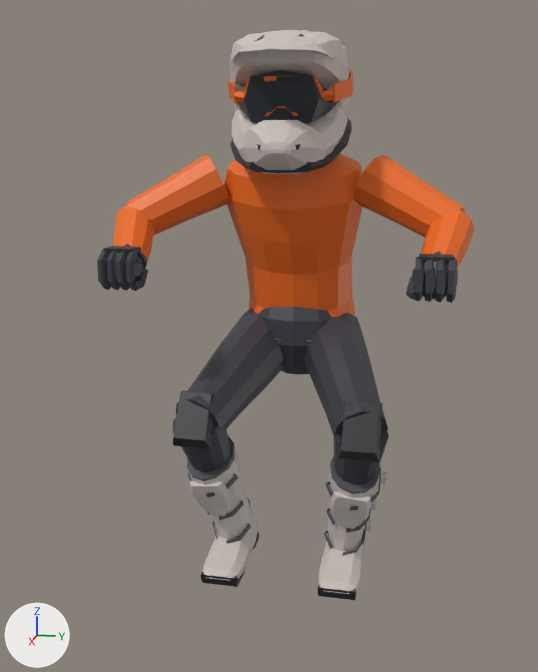
A saved change to the glTF model public/assets/models/race_rider.glb.
Camera for both pictures: a 50 mm lens placed at (1.995, 0.335, 1.563), pointed at (0.131, -0.038, 1.097). Every picture has the same lights, and +X, +Y and +Z are marked at lower left. The first picture is the older version. Vertices at exactly the same position are counted once.

Names of what the first picture shows: 'race_rider'.
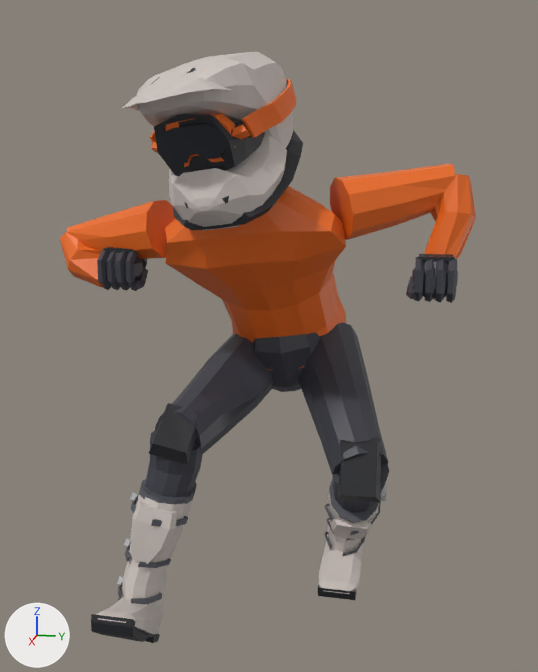
The newer file adds a shape key; the second version is drawn at full value of the shape key 'CornerRight' of 'race_rider', and the change is written as the vertex moves it makes.

Pixel boxes (x1, y1, x2, y2) of what changed, in the pictures (538 x 672 px; the box of a moved part takes in the faces that stretch with it):
'race_rider', reshaped (10% wider): before (97, 30, 475, 600); after (60, 51, 476, 643)
part 1 of me_race_rider, moved or reshaped: before (233, 30, 333, 62); after (122, 56, 232, 111)
part 2 of me_race_rider, moved or reshaped: before (326, 473, 381, 511); after (325, 496, 381, 535)
part 3 of me_race_rider, moved or reshaped: before (381, 471, 386, 484); after (381, 486, 386, 501)
part 4 of me_race_rider, moved or reshaped (not visible before): after (124, 538, 131, 547)
part 5 of me_race_rider, moved or reshaped (not visible before): after (130, 493, 138, 501)
part 6 of me_race_rider, moved or reshaped: before (113, 30, 475, 587); after (60, 51, 476, 643)

The change, as a diff of the scene's bpy script:
```diff
--- a/public/assets/models/race_rider.glb.py
+++ b/public/assets/models/race_rider.glb.py
@@ me_race_rider @@
 # used by ob_race_rider; location = (0.0, 0.0, 0.0)
-me_race_rider.from_pydata(...)  # 1962 vertices, 3596 faces; spans x -0.341..0.329, y -0.469..0.469, z 0.386..1.858
+me_race_rider.from_pydata(...)  # 1962 vertices, 3596 faces; spans x -0.183..0.613, y -0.574..0.463, z 0.321..1.774
+# me_race_rider part 1: the loose piece of 56 vertices spanning x 0.065..0.299, y -0.138..0.138, z 1.773..1.853 is multiplied about its middle by the matrix ((0.934, 0.349, 0.081), (-0.331, 0.927, -0.175), (-0.136, 0.137, 0.981)), then moved by (0.303, -0.167, -0.114)
+# me_race_rider part 2: the loose piece of 24 vertices spanning x 0.088..0.214, y 0.121..0.265, z 0.657..0.72 is multiplied about its middle by the matrix ((0.963, -0.029, 0.265), (0.028, 0.999, 0.008), (-0.265, 0.0, 0.963)), then moved by (0.047, 0.005, -0.036)
+# me_race_rider part 3: the loose piece of 8 vertices spanning x 0.076..0.116, y 0.266..0.278, z 0.701..0.719 is multiplied about its middle by the matrix ((0.964, -0.029, 0.265), (0.028, 1.0, 0.008), (-0.265, 0.0, 0.964)), then moved by (0.052, 0.003, -0.022)
+# me_race_rider part 4: the loose piece of 8 vertices spanning x 0.024..0.064, y -0.252..-0.24, z 0.595..0.613 is multiplied about its middle by the matrix ((0.819, -0.064, -0.605), (0.264, 0.951, 0.257), (0.548, -0.363, 0.78)), then moved by (0.32, -0.114, -0.013)
+# me_race_rider part 5: the loose piece of 8 vertices spanning x 0.076..0.116, y -0.278..-0.266, z 0.701..0.719 is multiplied about its middle by the matrix ((0.813, -0.041, -0.581), (0.226, 0.942, 0.25), (0.537, -0.334, 0.775)), then moved by (0.25, -0.072, 0.0)
+# me_race_rider part 6: 1458 of 1962 vertices moved; they spanned x -0.341..0.285, y -0.469..0.469, z 0.386..1.858 and now span x -0.183..0.613, y -0.574..0.463, z 0.321..1.774; mean shift (0.213, -0.062, -0.041); largest move (-0.09, -0.113, 0.388) -> (0.377, -0.285, 0.321)
+# other edits to the shape of me_race_rider do not show in these pictures
 me_race_rider.materials.append(mat_helmet)
```
